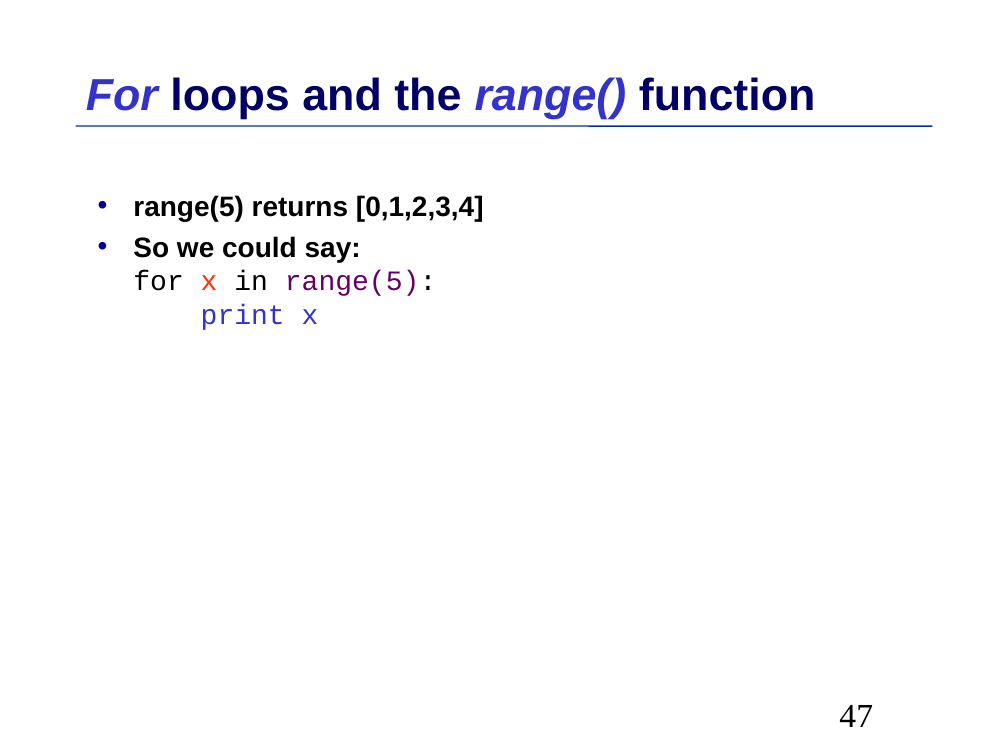
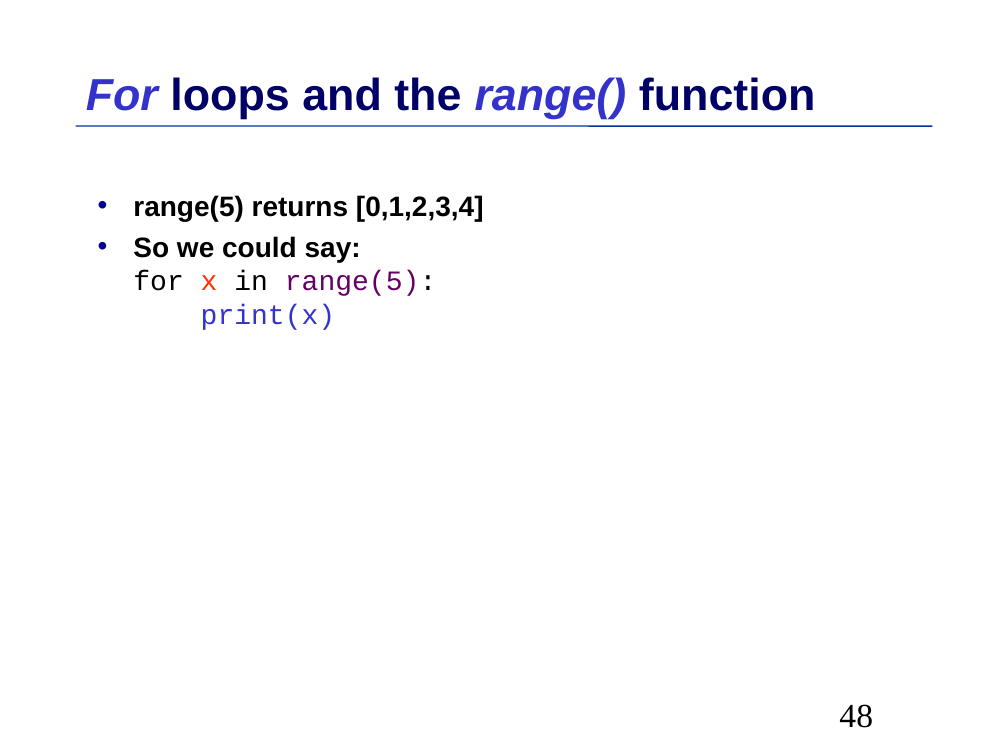
Before and after one commit to MPIDS/Python-Course, a slide deck: slide 48 of 01-basics/Talk/Python-Introduction.odp (slide 47 before the commit). Drawn at 1008x756 pixels with LibreOffice and Linux fonts; fonts in the diff are those of the drawing. Boxes give left, top, right and bottom in pixels: in the first picture for what was removed or moved away, otherwise in the second. Text is boxed around its words. In the diff, an @@ line names an element or a change of style, - is before the commit and + after.

```diff
--- a/01-basics/Talk/Python-Introduction.odp
+++ b/01-basics/Talk/Python-Introduction.odp
@@ text at <box>133,236,437,330</box>: text changed @@
-• So we could say:
-  for x in range(5):
-  print x
+• So we could say:
+  for x in range(5):
+  print(x)
@@ page number at <box>839,704,873,728</box>: text changed @@
-47
+48
```
Also in this commit, not shown: 104 other slides changed, 1 slide added, 3 other files.
